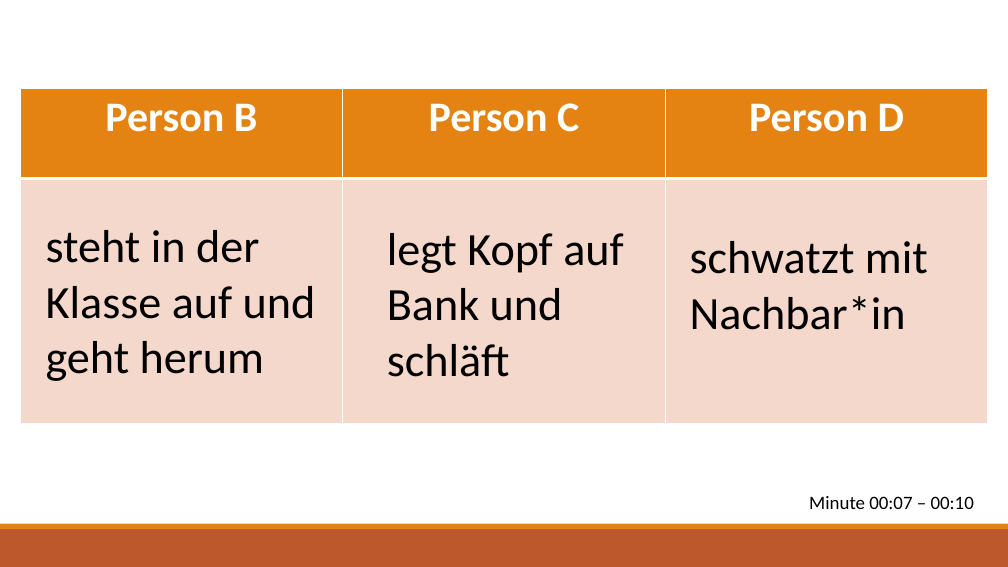
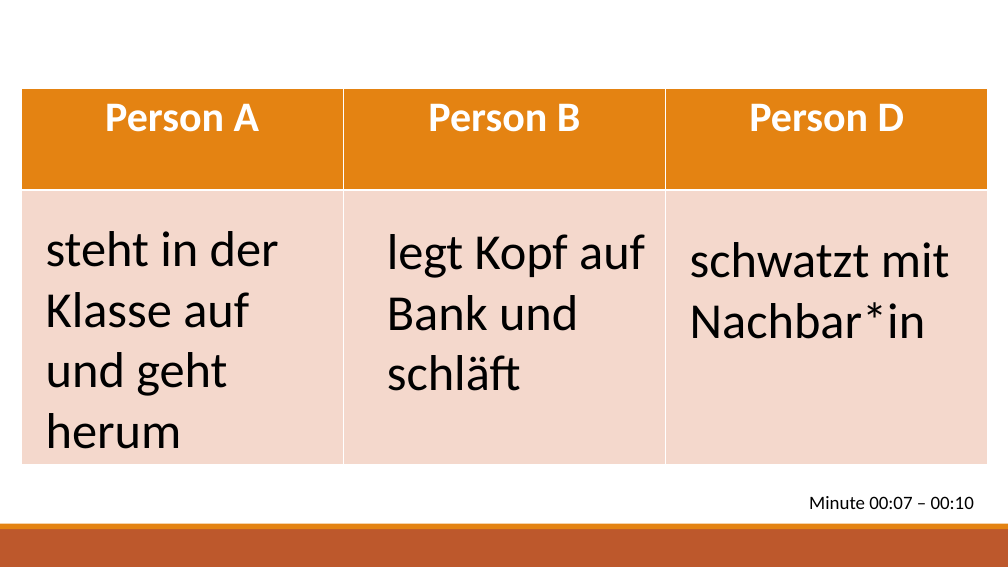
Before and after one commit to ginaamri/Mandy-PhD, a slide deck: slide 7 of studies/labor study_A/script_labpilotpersonC.pptx. Drawn at 1008x567 pixels with LibreOffice and Linux fonts; fonts in the diff are those of the drawing. Boxes give left, top, right and bottom in pixels: in the first picture for what was removed or moved away, otherwise in the second. Text is boxed around its words. In the diff, an @@ line names an element or a change of style, - is before the commit and + after.

```diff
--- a/studies/labor study_A/script_labpilotpersonC.pptx
+++ b/studies/labor study_A/script_labpilotpersonC.pptx
@@ table at bbox=[21, 88, 988, 465] @@
-row 1, column 1: Person B
+row 1, column 1: Person A
-row 1, column 2: Person C
+row 1, column 2: Person B
@@ size 44 to 48 pt in 3 elements at bbox=[690, 242, 950, 339], bbox=[387, 234, 645, 391], bbox=[46, 231, 279, 449] @@
```
Also in this commit, not shown: 2 other slides changed, 26 other files.
